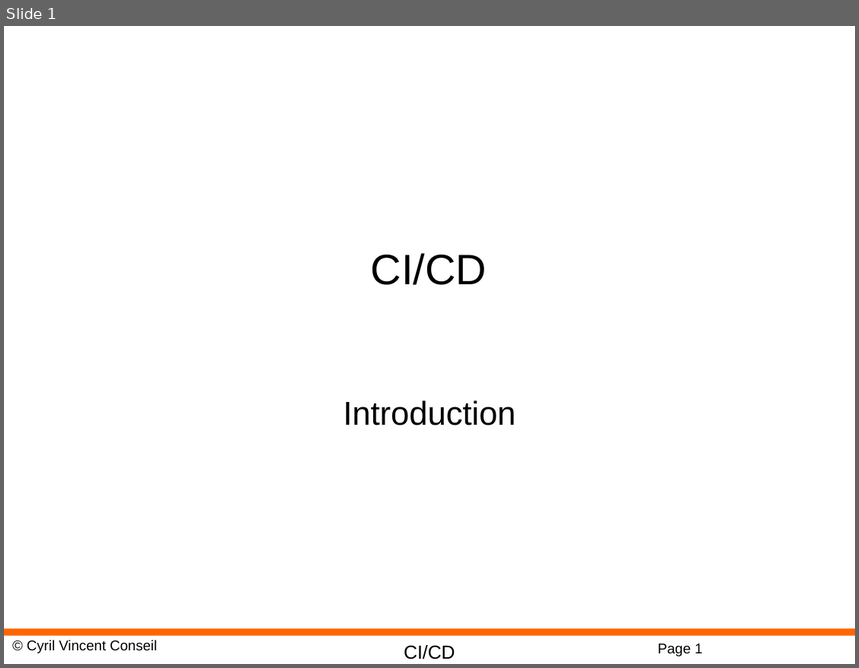
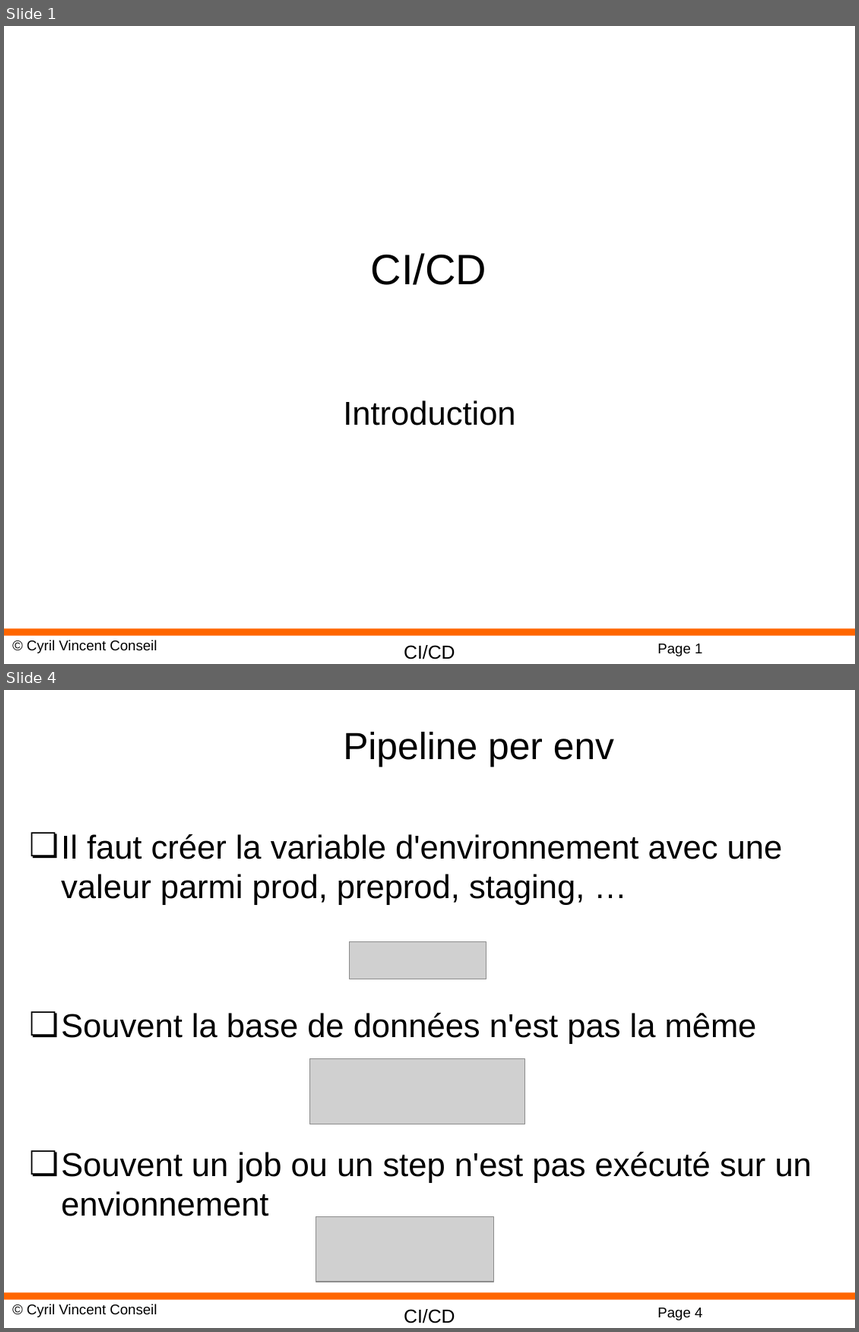
Before and after one commit to cyrilvincent/cicd, a slide deck: ppt/CICD13-Env-Strategies.todo.pptx. Shown one above the other, each under a label of ours: slide 1 before the commit, slides 1 and 4 after it; the slides between them are not shown. The pictures are 859x668 and 859x1332 pixels, drawn with LibreOffice and Linux fonts; fonts in the diff are those of the drawing; grey boxes stand for pictures; background and template pictures are left out. Boxes give left, top, right and bottom in pixels: in the first picture for what was removed or moved away, otherwise in the second. Text is boxed around its words. In the diff, an @@ line names an element or a change of style, - is before the commit and + after.

```diff
--- a/ppt/CICD13-Env-Strategies.todo.pptx
+++ b/ppt/CICD13-Env-Strategies.todo.pptx
@@ slide 4 added at (x1=4, y1=690, x2=855, y2=1328), background #FFFFFF; not listed: 4 template elements that a slide beside it also shows @@
@@ title added at (x1=343, y1=732, x2=614, y2=767), 32 pt, text #000000 @@
+Pipeline per env
@@ text added at (x1=61, y1=834, x2=812, y2=1217), 28 pt, text #000000 @@
+❏ Il faut créer la variable d'environnement avec une valeur parmi prod, preprod, staging, …
+❏ Souvent la base de données n'est pas la même
+❏ Souvent un job ou un step n'est pas exécuté sur un envionnement
@@ picture added at (x1=350, y1=942, x2=487, y2=979) @@
@@ picture added at (x1=310, y1=1059, x2=526, y2=1125) @@
@@ picture added at (x1=316, y1=1217, x2=493, y2=1283) @@
```
Also in this commit, not shown: 3 other slides added, 30 slides removed, 14 other files.
